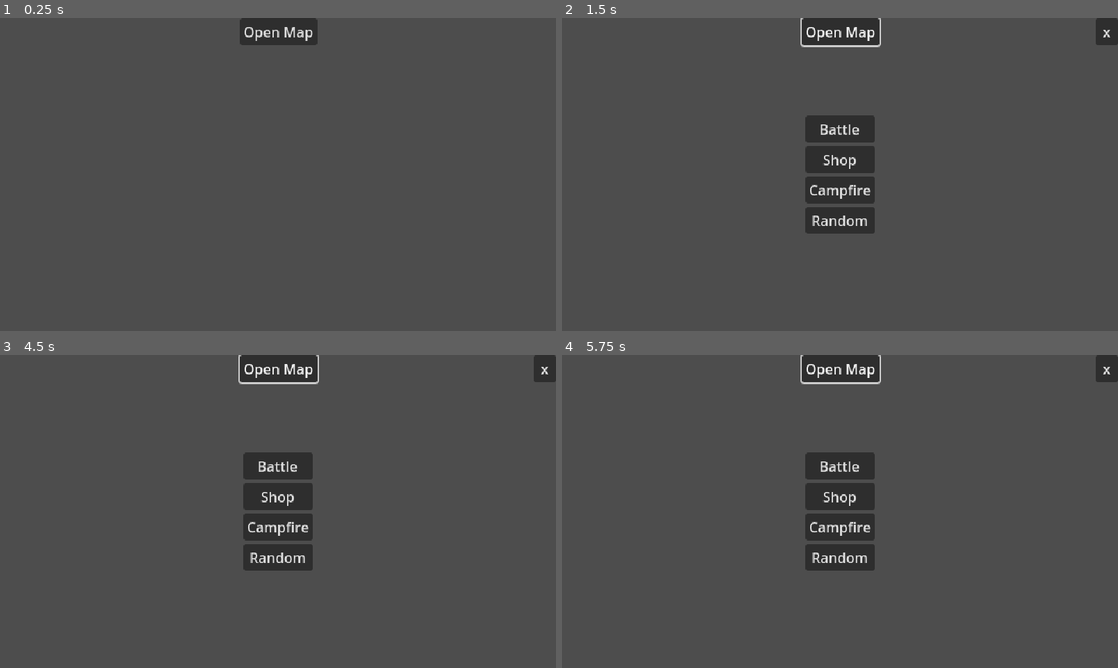
Above: before the commit, frames 1-4 (two rows, left to right).
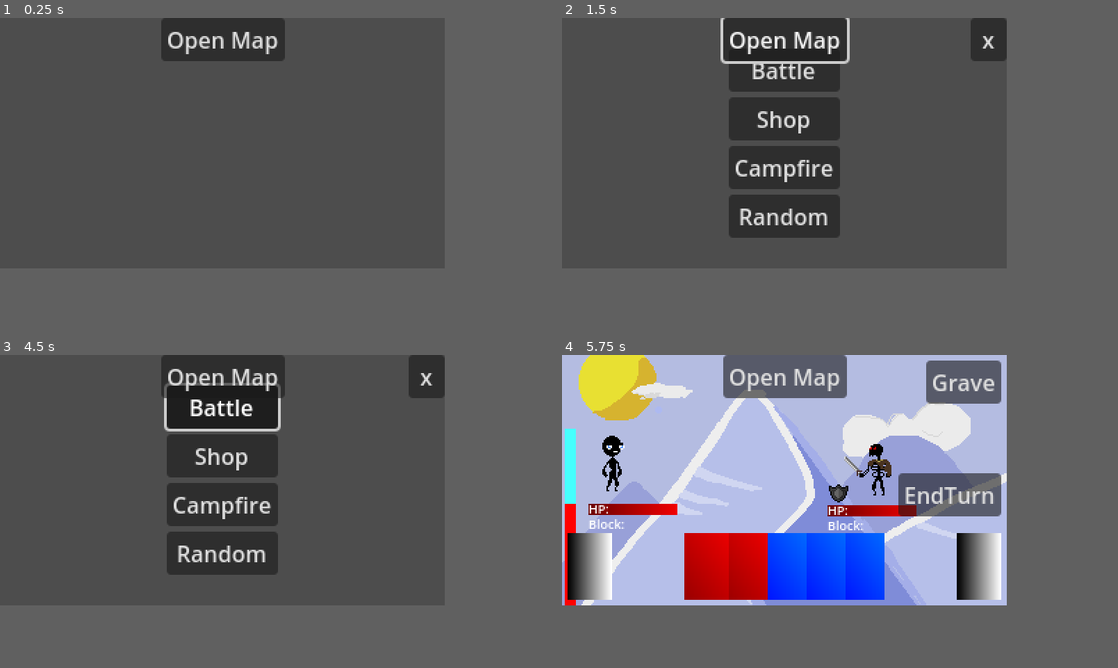
Above: after the commit, the same moments.

Repository: Morph1s/Psychopompos
Game: Godot game, scene res://scenes/main.tscn
Same seed, same stepped clock (60 frames per second), same inputs: the game is played once before the commit and once after it.
Inputs (mouse positions are in pixels of both pictures, inside the frame that each line leads up to):
- Up to frame 1 (0.25 s): no input
- Up to frame 2 (1.5 s): click "Open Map" at 0.5 s; click "Open Map" at 1.25 s
- Up to frame 3 (4.5 s): click "Open Map" at 2 s; tap Enter at 2.75, 4.25 s; move the mouse to (400, 495) at 2.77 s; click (400, 495) at 2.92 s; tap Space at 3.5 s; move the mouse to (166, 527) at 3.52 s; click (166, 527) at 3.67 s; move the mouse to (333, 442) at 4.27 s; click (333, 442) at 4.42 s
- Up to frame 4 (5.75 s): click (1062, 389) at 5 s, where only the run after the commit has a clickable "Grave"
In our replay, the window is 800x450 before the commit and 640x360 after it. These sizes can differ from the game's own. Grey fills any space a smaller window leaves; there, only what the larger window draws over its background counts as a difference.

The runs differ from the first frame. In frame 1, 3.0% of the frame differs, in the area x 29-58%, y 0-14%; in frame 2, 15%; in frame 3, 15%; in frame 4, 64%, in the area x 0-100%, y 0-80%.

Commit message:
refactor: resizing game changed resolution to 320x180 closes #80

Diff:
--- a/project.godot
+++ b/project.godot
@@ -17,8 +17,8 @@
 
 [display]
 
-window/size/viewport_width=640
-window/size/viewport_height=360
+window/size/viewport_width=320
+window/size/viewport_height=180
 window/size/resizable=false
 window/size/window_width_override=1280
 window/size/window_height_override=720
--- a/scenes/card/card.tscn
+++ b/scenes/card/card.tscn
@@ -3,7 +3,7 @@
 [ext_resource type="Script" uid="uid://bpc17ymc5fvvv" path="res://scripts/card/card.gd" id="1_imta7"]
 
 [sub_resource type="RectangleShape2D" id="RectangleShape2D_imta7"]
-size = Vector2(48, 64)
+size = Vector2(32, 48)
 
 [node name="Card" type="Area2D"]
 z_index = 1
@@ -11,7 +11,7 @@
 
 [node name="CardImage" type="Sprite2D" parent="."]
 region_enabled = true
-region_rect = Rect2(0, 0, 48, 64)
+region_rect = Rect2(0, 0, 32, 48)
 
 [node name="CardShape" type="CollisionShape2D" parent="."]
 shape = SubResource("RectangleShape2D_imta7")
--- a/scenes/encounters/battle.tscn
+++ b/scenes/encounters/battle.tscn
@@ -10,17 +10,20 @@
 
 [sub_resource type="GradientTexture2D" id="GradientTexture2D_8apll"]
 gradient = SubResource("Gradient_cymlh")
-width = 48
+width = 32
+height = 48
 
 [sub_resource type="Gradient" id="Gradient_5ildr"]
 
 [sub_resource type="GradientTexture2D" id="GradientTexture2D_1mqim"]
 gradient = SubResource("Gradient_5ildr")
-width = 48
+width = 32
+height = 48
 
 [node name="Battle" type="Node2D"]
 
 [node name="Background" type="Sprite2D" parent="."]
+position = Vector2(-6, -18)
 texture = ExtResource("1_pfikb")
 centered = false
 
@@ -31,13 +34,14 @@
 script = ExtResource("3_5ildr")
 
 [node name="PlayerCharacter" parent="." instance=ExtResource("2_cymlh")]
-position = Vector2(90, 260)
+position = Vector2(36, 82)
 
 [node name="BattelUI" type="Control" parent="."]
+custom_minimum_size = Vector2(320, 180)
 layout_mode = 3
 anchors_preset = 0
-offset_right = 640.0
-offset_bottom = 360.0
+offset_right = 320.0
+offset_bottom = 180.0
 size_flags_horizontal = 4
 size_flags_vertical = 4
 script = ExtResource("4_8apll")
@@ -45,16 +49,12 @@
 
 [node name="Grave" type="Button" parent="BattelUI"]
 layout_mode = 1
-anchors_preset = 6
+anchors_preset = -1
 anchor_left = 1.0
-anchor_top = 0.5
 anchor_right = 1.0
-anchor_bottom = 0.5
-offset_left = -74.0
-offset_top = -15.5
-offset_bottom = 15.5
+offset_top = 4.0
+offset_right = -4.0
 grow_horizontal = 0
-grow_vertical = 2
 size_flags_vertical = 0
 toggle_mode = true
 text = "Grave"
@@ -67,7 +67,7 @@
 anchor_right = 1.0
 anchor_bottom = 1.0
 offset_right = -4.0
-offset_bottom = -84.0
+offset_bottom = -64.0
 grow_horizontal = 0
 grow_vertical = 0
 size_flags_horizontal = 8
@@ -78,8 +78,8 @@
 anchors_preset = -1
 anchor_top = 1.0
 anchor_bottom = 1.0
-offset_left = 16.0
-offset_bottom = -16.0
+offset_left = 4.0
+offset_bottom = -4.0
 grow_vertical = 0
 texture = SubResource("GradientTexture2D_8apll")
 
@@ -90,8 +90,8 @@
 anchor_top = 1.0
 anchor_right = 1.0
 anchor_bottom = 1.0
-offset_right = -16.0
-offset_bottom = -16.0
+offset_right = -4.0
+offset_bottom = -4.0
 grow_horizontal = 0
 grow_vertical = 0
 texture = SubResource("GradientTexture2D_1mqim")
--- a/scenes/enemy/enemy.tscn
+++ b/scenes/enemy/enemy.tscn
@@ -1,7 +1,8 @@
-[gd_scene load_steps=4 format=3 uid="uid://bm2tq7prc7mvg"]
+[gd_scene load_steps=5 format=3 uid="uid://bm2tq7prc7mvg"]
 
 [ext_resource type="Script" uid="uid://07iupn545nui" path="res://scripts/enemy/enemy.gd" id="1_4a83h"]
 [ext_resource type="Texture2D" uid="uid://iuh6i3lik22h" path="res://assets/graphics/enemies/placeholder_enemy.png" id="2_a3pup"]
+[ext_resource type="PackedScene" uid="uid://djragsajdg5xq" path="res://scenes/ui/enemy_hud.tscn" id="3_40wdo"]
 
 [sub_resource type="RectangleShape2D" id="RectangleShape2D_40wdo"]
 size = Vector2(49.5, 51)
@@ -17,3 +18,9 @@
 [node name="EnemyShape" type="CollisionShape2D" parent="."]
 position = Vector2(1.75, 0)
 shape = SubResource("RectangleShape2D_40wdo")
+
+[node name="EnemyHud" parent="." instance=ExtResource("3_40wdo")]
+offset_left = -29.0
+offset_top = 26.0
+offset_right = 11.0
+offset_bottom = 66.0
--- a/scripts/battle/card_handler.gd
+++ b/scripts/battle/card_handler.gd
@@ -6,11 +6,11 @@
 const TEST_CHARACTER_CARDS = preload("res://resources/characters/test_character_cards.tres")
 
 const CARD = preload("res://scenes/card/card.tscn")
-const DRAW_PILE_COORDS: Vector2 = Vector2(40.0, 312.0)
+const DRAW_PILE_COORDS: Vector2 = Vector2(24.0, 148.0)
 const MAX_HAND_SIZE: int = 10
-const CARD_Y_POSITION: int = 312
-const SCREEN_CENTER_X: int = 320
-const CARD_WIDTH = 48
+const CARD_Y_POSITION: int = 152
+const SCREEN_CENTER_X: int = 160
+const CARD_WIDTH = 32
 const CARD_DRAW_SPEED: float = 0.2
 
 var draw_pile: Array[CardType]
--- a/scripts/battle/enemy_handler.gd
+++ b/scripts/battle/enemy_handler.gd
@@ -1,8 +1,8 @@
 extends Node2D
 
 var ENEMY = preload("res://scenes/enemy/enemy.tscn")
-var ENEMY_WIDTH: int = 40
-var ENEMY_PLACEMENT_CENTER_X: int = 430
+var ENEMY_WIDTH: int = 64
+var ENEMY_PLACEMENT_CENTER_X: int = 320 - 100
 var SPEED: float = 0.5
 
 var enemies_stats: Array[EnemyStats]
@@ -18,8 +18,8 @@
 		self.add_child(new_enemy)
 		new_enemy.stats = enemy
 		new_enemy.initialize()
-		rng_zahl = rng.randi_range(1,400)
-		new_enemy.position = Vector2(670,rng_zahl) # platziert zuffälig rechts ausser sichtweite
+		rng_zahl = rng.randi_range(1,180)
+		new_enemy.position = Vector2(340,rng_zahl) # platziert zuffälig rechts ausser sichtweite
 		enemies.append(new_enemy)
 	place_enemy_in_scene()
 
@@ -33,7 +33,7 @@
 func _calculate_enemie_position(index: int, enemie_count: int) -> Vector2:
 	var enemy_distance: int = ENEMY_WIDTH - round(enemie_count / 2) * 2
 	var enemy_x_position = ENEMY_PLACEMENT_CENTER_X + index * enemy_distance - enemy_distance * (enemie_count - 1) / 2
-	return Vector2(enemy_x_position, 240)
+	return Vector2(enemy_x_position, 82)
 
 func resolve_intent():
 	for enemy in enemies:
